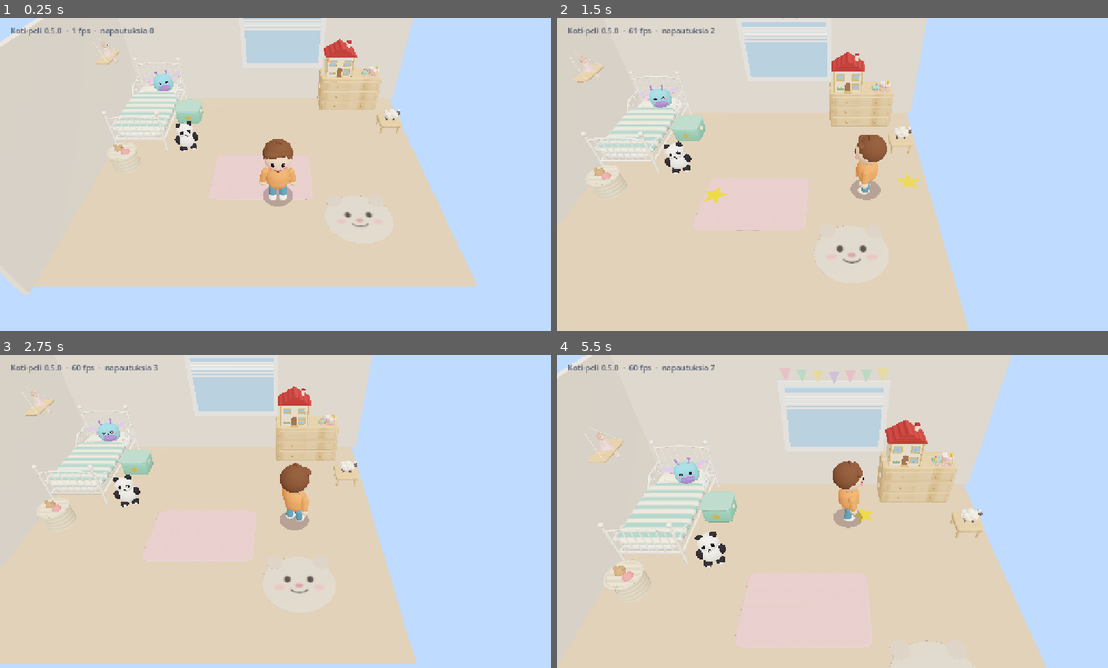
Above: before the commit, frames 1-4 (two rows, left to right).
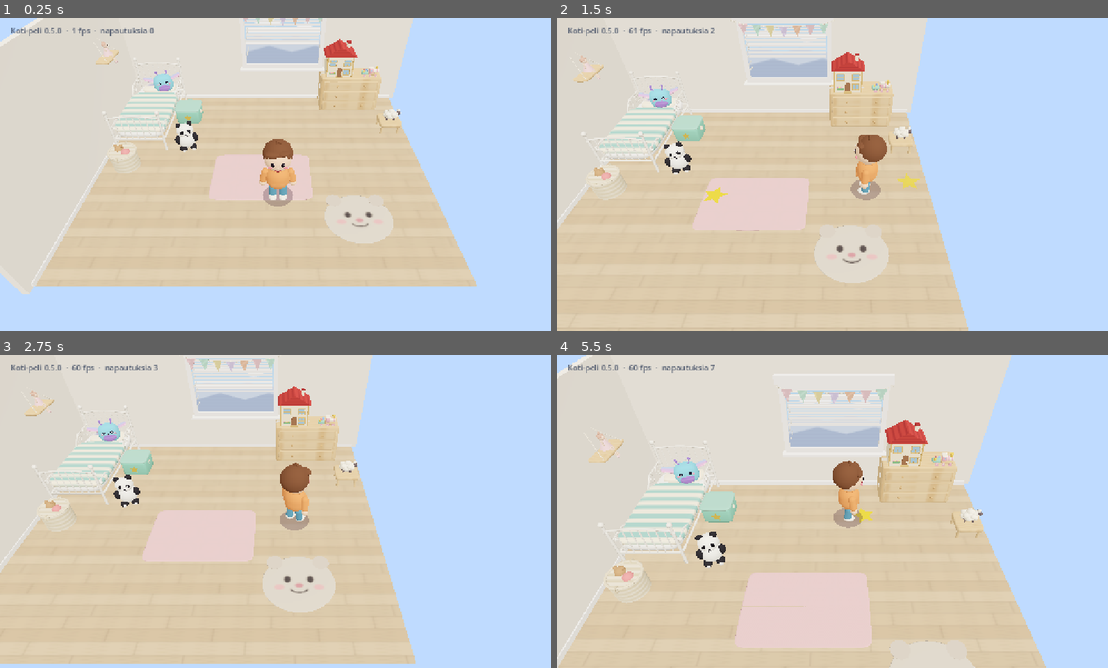
Above: after the commit, the same moments.

Repository: atterantanen-wq/koti-peli
Game: Godot game, scene res://scenes/main/main.tscn
Same seed, same stepped clock (60 frames per second), same inputs: the game is played once before the commit and once after it.
Inputs (mouse positions are in pixels of both pictures, inside the frame that each line leads up to):
- Up to frame 1 (0.25 s): no input
- Up to frame 2 (1.5 s): tap Enter at 0.5 s; move the mouse to (959, 158) at 0.52 s; click (959, 158) at 0.67 s; drag from (722, 190) to (804, 237) at 1.27 s
- Up to frame 3 (2.75 s): move the mouse to (336, 442) at 2.02 s; click (336, 442) at 2.17 s
- Up to frame 4 (5.5 s): drag from (804, 574) to (667, 464) at 2.77 s; move the mouse to (1003, 558) at 3.52 s; click (1003, 558) at 3.67 s; drag from (667, 464) to (749, 433) at 4.27 s; move the mouse to (860, 511) at 5.02 s; click (860, 511) at 5.17 s

The runs differ from the first frame. In frame 1, 1.3% of the frame differs, in the area x 5-85%, y 0-86%; in frame 2, 1.8%; in frame 3, 1.5%; in frame 4, 2.7%, in the area x 0-83%, y 4-100%.

Commit message:
Lastenhuone oikean näköiseksi, osa 3: lattia, seinät, ikkuna ja viirit
- Vaalea tammilautalattia, lämpimän valkoiset seinät ja jalkalistat
- Iso ikkuna: paksut valkoiset karmit, ikkunalauta, rullaverho, sälekaihdin naruineen
- Ikkunasta näkyy taivas pilvineen ja naapurin katot; yöllä tähtitaivas, kuu ja valaistut ikkunat
- Viirinauha roikkuu ikkunan edessä kuten kuvassa; viireissä pilkku-, raita- ja tähtikuviot
  (värileikki toimii edelleen)

Co-Authored-By: Claude Opus 5.5 <noreply@anthropic.com>
Claude-Session: https://claude.ai/code/session_0149XkfBdarf7ce4cvBfo9bS

Diff:
--- a/scenes/props/bunting.tscn
+++ b/scenes/props/bunting.tscn
@@ -6,6 +6,7 @@
 [ext_resource type="Script" path="res://scripts/props/reactions/flap_reaction.gd" id="4_flap"]
 [ext_resource type="Script" path="res://scripts/props/reactions/float_effect_reaction.gd" id="5_float"]
 [ext_resource type="Script" path="res://scripts/props/reactions/color_cycle_reaction.gd" id="6_color"]
+[ext_resource type="Script" path="res://scripts/art/bunting_art.gd" id="90_art"]
 
 [sub_resource type="BoxShape3D" id="Shape_bunting"]
 size = Vector3(1.8, 0.4, 0.12)
@@ -91,6 +92,7 @@
 focus_height = 2.2
 
 [node name="Visual" type="Node3D" parent="."]
+script = ExtResource("90_art")
 
 [node name="String" type="MeshInstance3D" parent="Visual"]
 transform = Transform3D(1, 0, 0, 0, 1, 0, 0, 0, 1, 0, 2.32, 0.1)
--- a/scenes/rooms/kids_room.tscn
+++ b/scenes/rooms/kids_room.tscn
@@ -470,6 +470,8 @@
 reactions = Array[ExtResource("3_reaction")]([SubResource("R_daynight"), SubResource("R_sheep_hop"), SubResource("R_sheep_baa"), SubResource("R_sheep_stars")])
 
 [node name="KidsRoom" type="Node3D"]
+script = ExtResource("18_propart")
+kind = "room"
 
 [node name="Floor" type="StaticBody3D" parent="."]
 
@@ -728,7 +730,7 @@
 transform = Transform3D(1, 0, 0, 0, 1, 0, 0, 0, 1, 2.28, 0.8, -2.05)
 
 [node name="Bunting" parent="." instance=ExtResource("12_bunting")]
-transform = Transform3D(1, 0, 0, 0, 1, 0, 0, 0, 1, 0.4, 0, -2.5)
+transform = Transform3D(1, 0, 0, 0, 1, 0, 0, 0, 1, 0.4, -0.3, -2.42)
 
 [node name="Rugs" type="Node3D" parent="."]
 script = ExtResource("18_propart")
--- /dev/null
+++ b/scripts/art/bunting_art.gd
@@ -0,0 +1,69 @@
+@tool
+extends Node3D
+## Viirinauha: pastelliset kangasviirit pilkku- ja raitakuvioin, roikkuvalla narulla.
+## Laitetaan viirinauhan Visual-solmuun. Viirit (Flag0..6) säilyvät, koska ne heiluvat.
+
+const COLORS := [Color(1.0, 0.82, 0.85), Color(0.78, 0.97, 0.88), Color(1.0, 0.93, 0.68),
+		Color(0.9, 0.84, 1.0), Color(1.0, 0.78, 0.66)]
+
+
+func _ready() -> void:
+	if get_node_or_null("Cord") != null:
+		return
+	var flags: Array[Node3D] = []
+	for child in get_children():
+		if child.name.begins_with("Flag"):
+			flags.append(child as Node3D)
+	if flags.is_empty():
+		return
+	# Naru kulkee viirien yläkulmien kautta ja roikkuu niiden välissä.
+	var pts := PackedVector3Array()
+	var first := flags[0].position
+	var last := flags[flags.size() - 1].position
+	pts.append(first + Vector3(-0.2, 0.06, 0))
+	for i in flags.size():
+		var p := flags[i].position
+		pts.append(p)
+		if i < flags.size() - 1:
+			pts.append(p.lerp(flags[i + 1].position, 0.5) + Vector3(0, -0.02, 0))
+	pts.append(last + Vector3(0.2, 0.06, 0))
+	ArtKit.tube_part(self, "Cord", pts, 0.005, ArtKit.material(Color(0.95, 0.92, 0.85)))
+	var string := get_node_or_null("String") as Node3D
+	if string != null:
+		string.visible = false
+	for i in flags.size():
+		var mesh := flags[i].get_node_or_null("Mesh") as MeshInstance3D
+		if mesh == null:
+			continue
+		# Kuvio on vaalea harmaa/valkoinen ja väri tulee materiaalista, jotta viirien
+		# värileikki (ColorCycleReaction) vaihtaa väriä kuvion alta.
+		var mat := ArtKit.textured(flag_image(i % 3))
+		mat.albedo_color = COLORS[i % COLORS.size()]
+		mesh.set_surface_override_material(0, mat)
+
+
+## Viirin kuvio: 0 = pilkut, 1 = raidat, 2 = pienet tähdet.
+static func flag_image(pattern: int) -> Image:
+	var s := 32
+	var img := Image.create(s, s, false, Image.FORMAT_RGB8)
+	var base := Color(0.88, 0.88, 0.88)
+	var accent := Color.WHITE
+	for y in s:
+		for x in s:
+			var c := base
+			match pattern:
+				0:
+					var cell := Vector2(fposmod(x + (y / 8) * 4, 8) - 4, fposmod(y, 8) - 4)
+					if cell.length() < 1.6:
+						c = accent
+				1:
+					if (x + y) % 8 < 2:
+						c = accent
+			img.set_pixel(x, y, c)
+	if pattern == 2:
+		for p in [Vector2(10, 10), Vector2(22, 18), Vector2(12, 24)]:
+			for y in range(-4, 5):
+				for x in range(-4, 5):
+					if ArtKit.in_star(Vector2(x, y), 4.0):
+						img.set_pixel(int(p.x) + x, int(p.y) + y, accent)
+	return img
--- a/scripts/art/room_props_art.gd
+++ b/scripts/art/room_props_art.gd
@@ -5,7 +5,7 @@
 ## seinähylly nukkeineen. Laitetaan esineen Visual-solmuun ja valitaan kind.
 ## Kohtauksen nimetyt osat (Sheep, LidPivot, Toys...) säilyvät, koska temput liikuttavat niitä.
 
-@export_enum("dresser", "toybox", "basket", "sheep_light", "rugs", "shelf") var kind := "dresser"
+@export_enum("dresser", "toybox", "basket", "sheep_light", "rugs", "shelf", "room") var kind := "dresser"
 
 const PINE := Color(0.93, 0.8, 0.62)
 const PINE_DARK := Color(0.85, 0.68, 0.48)
@@ -24,6 +24,7 @@
 		"sheep_light": _sheep_light()
 		"rugs": _rugs()
 		"shelf": _shelf()
+		"room": _room()
 
 
 ## Männynvärinen puu, jossa on syyt ja muutama oksankohta.
@@ -237,6 +238,150 @@
 	doll.position = base + Vector3(0.02, 0.02, 0)
 
 
+## Huone: lautalattia, seinät jalkalistoineen ja iso ikkuna sälekaihtimineen.
+## (Laitetaan huoneen juureen.)
+func _room() -> void:
+	var floor_mesh := get_node_or_null("Floor/Mesh") as MeshInstance3D
+	if floor_mesh != null:
+		var m := ArtKit.textured(floor_image())
+		m.uv1_scale = Vector3(4.3, 6.9, 1)
+		floor_mesh.material_override = m
+	var wall := ArtKit.material(Color(0.96, 0.94, 0.9), 0.95)
+	var white := ArtKit.material(Color(0.99, 0.99, 0.98), 0.6)
+	for path in ["BackWall/Visual/Wall", "LeftWall/Visual/Wall"]:
+		var w := get_node_or_null(path) as MeshInstance3D
+		if w != null:
+			w.material_override = wall
+	# Jalkalistat seinien alareunassa.
+	var st := SurfaceTool.new()
+	st.begin(Mesh.PRIMITIVE_TRIANGLES)
+	ArtKit.add_box(st, Vector3(0, 0.04, -2.49), Vector3(6.0, 0.08, 0.02))
+	ArtKit.add_box(st, Vector3(-2.99, 0.04, 0), Vector3(0.02, 0.08, 5.0))
+	ArtKit.part(self, "Baseboards", ArtKit.commit(st), Vector3.ZERO, white)
+	_window()
+
+
+func _window() -> void:
+	var visual := get_node_or_null("BackWall/Visual") as Node3D
+	if visual == null:
+		return
+	var glass := visual.get_node_or_null("WindowGlass") as MeshInstance3D
+	var frame := visual.get_node_or_null("WindowFrame") as MeshInstance3D
+	if glass == null or frame == null:
+		return
+	var c := glass.position
+	var size := Vector2(1.6, 1.1)
+	frame.visible = false
+	var quad := QuadMesh.new()
+	quad.size = size
+	glass.mesh = quad
+	glass.position.z += 0.021
+	var view := ArtKit.textured(window_view_image())
+	view.shading_mode = BaseMaterial3D.SHADING_MODE_UNSHADED
+	glass.material_override = view
+	# Yöllä ikkunasta näkyy tähtitaivas ja kuu (päivä/yö vaihtaa näkyvyyden).
+	var night_mat := ArtKit.textured(window_view_image(true))
+	night_mat.shading_mode = BaseMaterial3D.SHADING_MODE_UNSHADED
+	var night := ArtKit.part(visual, "NightView", quad, glass.position + Vector3(0, 0, 0.002), night_mat)
+	night.visible = false
+	night.add_to_group(DayNight.NIGHT_LIGHT_GROUP)
+	var white := ArtKit.material(Color(0.99, 0.99, 0.98), 0.55)
+	var st := SurfaceTool.new()
+	st.begin(Mesh.PRIMITIVE_TRIANGLES)
+	# Paksut valkoiset karmit ja leveä ikkunalauta.
+	var t := 0.09
+	ArtKit.add_box(st, c + Vector3(0, size.y / 2 + t / 2, 0.03), Vector3(size.x + t * 2, t, 0.08))
+	ArtKit.add_box(st, c + Vector3(0, -size.y / 2 - t / 2, 0.03), Vector3(size.x + t * 2, t, 0.08))
+	for sx in [-1.0, 1.0]:
+		ArtKit.add_box(st, c + Vector3(sx * (size.x / 2 + t / 2), 0, 0.03), Vector3(t, size.y, 0.08))
+	ArtKit.add_box(st, c + Vector3(0, -size.y / 2 - t - 0.01, 0.08), Vector3(size.x + t * 2 + 0.1, 0.03, 0.16))
+	# Sälekaihdin: ylimmät säleet tiheässä, alhaalla näkyy maisema.
+	for i in 18:
+		var y := c.y + size.y / 2 - 0.03 - i * 0.034
+		ArtKit.add_box(st, Vector3(c.x, y, c.z + 0.035), Vector3(size.x - 0.04, 0.022, 0.006))
+	ArtKit.add_box(st, Vector3(c.x, c.y + size.y / 2 - 0.03 - 18 * 0.034, c.z + 0.04), Vector3(size.x - 0.02, 0.03, 0.02))
+	# Rullaverho karmin yläpuolella.
+	ArtKit.add_box(st, c + Vector3(0, size.y / 2 + t + 0.07, 0.08), Vector3(size.x + t * 2 + 0.1, 0.14, 0.1))
+	ArtKit.part(visual, "WindowTrim", ArtKit.commit(st), Vector3.ZERO, white)
+	# Kaihtimen narut.
+	var cord := ArtKit.material(Color(0.92, 0.92, 0.9))
+	for dx in [-0.05, -0.02]:
+		var top := c + Vector3(-size.x / 2 + 0.08 + dx, size.y / 2 - 0.02, 0.05)
+		ArtKit.tube_part(visual, "Cord", PackedVector3Array([top, top + Vector3(0, -0.9, 0)]), 0.004, cord)
+	for i in 5:
+		var blind := visual.get_node_or_null("Blind%d" % i) as Node3D
+		if blind != null:
+			blind.visible = false
+
+
+## Lautalattia: vaaleat tammilaudat, saumat ja limitetyt päät.
+static func floor_image() -> Image:
+	var w := 128
+	var h := 128
+	var img := Image.create(w, h, false, Image.FORMAT_RGB8)
+	var tones := [Color(0.86, 0.75, 0.61), Color(0.83, 0.72, 0.58), Color(0.88, 0.78, 0.64), Color(0.84, 0.74, 0.6)]
+	for y in h:
+		var plank := y / 32
+		var offset: int = [0, 70, 30, 100][plank]
+		for x in w:
+			var c: Color = tones[plank]
+			var grain := sin(float(x) * 0.15 + sin(float(y) * 0.7 + plank) * 1.5)
+			c = c.darkened(0.04 * smoothstep(0.6, 1.0, grain))
+			if y % 32 == 0 or (x + offset) % w == 0:
+				c = c.darkened(0.2)
+			img.set_pixel(x, y, c)
+	return img
+
+
+## Ikkunasta näkyvä maisema: taivas, pilvi ja naapuritalojen pehmeät katot.
+## night = true: tummansininen yötaivas, kuu, tähdet ja valaistut ikkunat.
+static func window_view_image(night := false) -> Image:
+	var w := 128
+	var h := 96
+	var img := Image.create(w, h, false, Image.FORMAT_RGB8)
+	for y in h:
+		var sky := Color(0.62, 0.8, 0.97).lerp(Color(0.86, 0.93, 1.0), float(y) / h)
+		if night:
+			sky = Color(0.1, 0.12, 0.3).lerp(Color(0.22, 0.24, 0.45), float(y) / h)
+		for x in w:
+			img.set_pixel(x, y, sky)
+	var paint := func(cx: float, cy: float, rx: float, ry: float, col: Color) -> void:
+		for y in range(int(cy - ry), int(cy + ry) + 1):
+			for x in range(int(cx - rx), int(cx + rx) + 1):
+				if x >= 0 and y >= 0 and x < w and y < h \
+						and Vector2((x - cx) / rx, (y - cy) / ry).length() <= 1.0:
+					img.set_pixel(x, y, col)
+	if night:
+		paint.call(98, 18, 9, 9, Color(1.0, 0.95, 0.75))
+		paint.call(103, 15, 8, 8, Color(0.1, 0.12, 0.3))
+		for p in [[12, 8], [30, 20], [52, 10], [70, 26], [84, 6], [118, 30], [40, 32], [20, 30]]:
+			paint.call(p[0], p[1], 1.2, 1.2, Color(1.0, 0.95, 0.7))
+	else:
+		for p in [[30, 18, 12, 6], [40, 15, 10, 7], [50, 19, 10, 5], [96, 26, 9, 5], [104, 24, 8, 6]]:
+			paint.call(p[0], p[1], p[2], p[3], Color(1, 1, 1))
+	# Katot: kaksi kerrosta, kauempi vaaleampi.
+	for y in range(40, h):
+		for x in w:
+			var roof_far := 40 + absf(fmod(x + 10.0, 64.0) - 32.0) * 0.35
+			var roof_near := 60 + absf(fmod(x, 80.0) - 40.0) * 0.3
+			var near := Color(0.6, 0.66, 0.78)
+			var far := Color(0.75, 0.8, 0.88)
+			if night:
+				near = Color(0.16, 0.17, 0.3)
+				far = Color(0.22, 0.23, 0.38)
+			if y > roof_near:
+				var stripe := 0.04 if int(y) % 6 < 1 else 0.0
+				img.set_pixel(x, y, near.darkened(stripe))
+			elif y > roof_far:
+				img.set_pixel(x, y, far)
+	if night:
+		for p in [[20, 80], [56, 84], [92, 78], [110, 86], [36, 62]]:
+			for yy in range(p[1], p[1] + 5):
+				for xx in range(p[0], p[0] + 4):
+					img.set_pixel(xx, yy, Color(1.0, 0.85, 0.45))
+	return img
+
+
 static func _torus(inner: float, outer: float) -> TorusMesh:
 	var t := TorusMesh.new()
 	t.inner_radius = inner
--- a/tests/test_art.gd
+++ b/tests/test_art.gd
@@ -76,3 +76,29 @@
 	var img := RoomPropsArt.animal_face_image()
 	check(img.get_pixel(44, 56).v < 0.4, "eläinmatolla on silmä")
 	check(img.get_pixel(5, 5).v > 0.7, "maton pohja on vaalea")
+
+
+func test_room_has_floor_window_and_night_view() -> void:
+	var main: Node = (load("res://scenes/main/main.tscn") as PackedScene).instantiate()
+	tree.root.add_child(main)
+	var room := main.get_node("Room")
+	var floor_mesh := room.get_node("Floor/Mesh") as MeshInstance3D
+	check((floor_mesh.material_override as StandardMaterial3D).albedo_texture != null, "lattiassa on laudat")
+	check(room.get_node_or_null("BackWall/Visual/WindowTrim") != null, "ikkunassa on karmit ja sälekaihdin")
+	check(room.get_node_or_null("Baseboards") != null, "seinillä on jalkalistat")
+	var night := room.get_node("BackWall/Visual/NightView") as Node3D
+	check(not night.visible, "päivällä ikkunasta näkyy päivä")
+	main.get_node("DayNight").toggle()
+	check(night.visible, "yöllä ikkunasta näkyy tähtitaivas")
+	main.free()
+
+
+func test_bunting_flags_keep_color_game() -> void:
+	# Viirien värileikki vaihtaa pintamateriaalin väriä, joten kuvio ei saa peittää sitä.
+	var main: Node = (load("res://scenes/main/main.tscn") as PackedScene).instantiate()
+	tree.root.add_child(main)
+	var flag := main.get_node("Room/Bunting/Visual/Flag0/Mesh") as MeshInstance3D
+	check(flag.material_override == null, "viirin väri ei ole lukittu")
+	var mat := flag.get_surface_override_material(0) as StandardMaterial3D
+	check(mat != null and mat.albedo_texture != null, "viirissä on kuvio")
+	main.free()
Not shown, added: scripts/art/bunting_art.gd.uid
